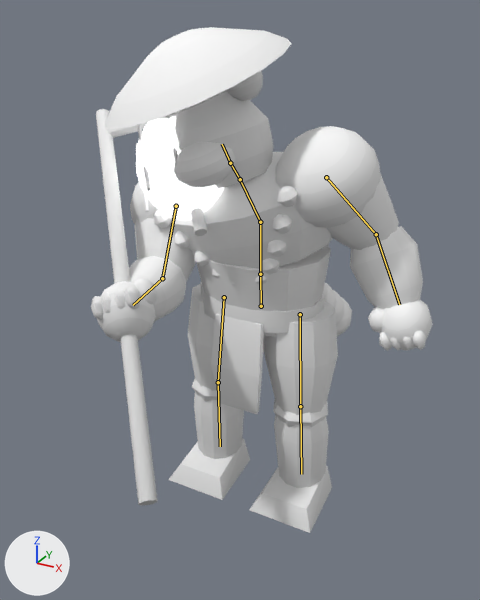
The glTF model client/public/assets/models/lantern_monk.glb, before and after one commit.
Camera for both pictures: a 50 mm camera at (1.23, -2.43, 2.16) aimed at (-0.03, -0.14, 1.02). Arrows for +X, +Y and +Z are at lower left; the lights stay in place. The first picture is the older version. Both versions are drawn at frame 12 of the action 'attack'; the numbers are the values there. The bones that change, and the others that lie on the model, are drawn over the model as lines.

The first picture shows 'lantern_monk'.
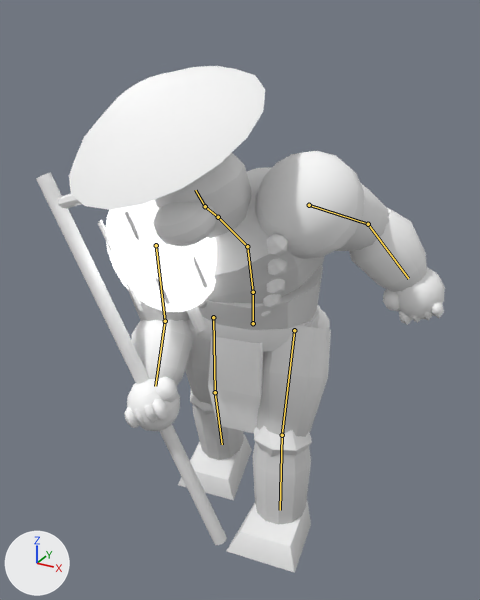
The change in detail:
Bone 'hips' (bone_hips) moves from (0.0, 0.0, 0.0) to (0.0, -0.056, 0.074).
Bone 'hips' (bone_hips) turns from (0, 0, 0) to (0, 8, 0) degrees about its own x, y and z.
Bone 'spine' (bone_spine) turns from (0, 0, 0) to (14, 0, 0) degrees about its own x, y and z.
Bone 'chest' (bone_chest) turns from (16, 0, 17) to (20, 0, 22) degrees about its own x, y and z.
Bone 'head' (bone_head) turns from (0, 0, 0) to (-6, 0, -8) degrees about its own x, y and z.
Bone 'upper_arm.L' (bone_upper_arm_l) turns from (16, 0, 11) to (24, 0, 12) degrees about its own x, y and z.
Bone 'upper_arm.R' (bone_upper_arm_r) turns from (-55, 0, 9) to (-30, 0, 12) degrees about its own x, y and z.
Bone 'forearm.R' (bone_forearm_r) turns from (-8, 0, 0) to (-4, 0, 0) degrees about its own x, y and z.
Bone 'thigh.L' (bone_thigh_l) turns from (0, 0, 0) to (-24, 0, 0) degrees about its own x, y and z.
Bone 'shin.L' (bone_shin_l) turns from (0, 0, 0) to (18, 0, 0) degrees about its own x, y and z.
Bone 'thigh.R' (bone_thigh_r) turns from (0, 0, 0) to (12, 0, 0) degrees about its own x, y and z.

Boxes (x1, y1, x2, y2) around the edits, measured in the pictures (480 x 600 px):
'lantern_monk', posed (20% wider): before (91, 27, 433, 533); after (36, 66, 445, 573)
bone 'hips', root to tip: before (261, 306) to (260, 274); after (253, 323) to (253, 292)
bone 'spine', root to tip: before (260, 274) to (260, 222); after (253, 292) to (247, 246)
bone 'chest', root to tip: before (260, 222) to (240, 179); after (247, 246) to (218, 217)
bone 'head', root to tip: before (230, 163) to (222, 144); after (205, 206) to (195, 190)
bone 'upper_arm.L', root to tip: before (326, 177) to (376, 234); after (309, 205) to (368, 224)
bone 'upper_arm.R', root to tip: before (176, 206) to (162, 278); after (156, 245) to (165, 321)
bone 'forearm.R', root to tip: before (162, 278) to (133, 305); after (165, 321) to (155, 386)
bone 'thigh.L', root to tip: before (300, 314) to (300, 406); after (294, 330) to (282, 435)
bone 'shin.L', root to tip: before (300, 406) to (301, 474); after (282, 435) to (280, 510)
bone 'thigh.R', root to tip: before (224, 297) to (218, 382); after (213, 317) to (215, 392)
